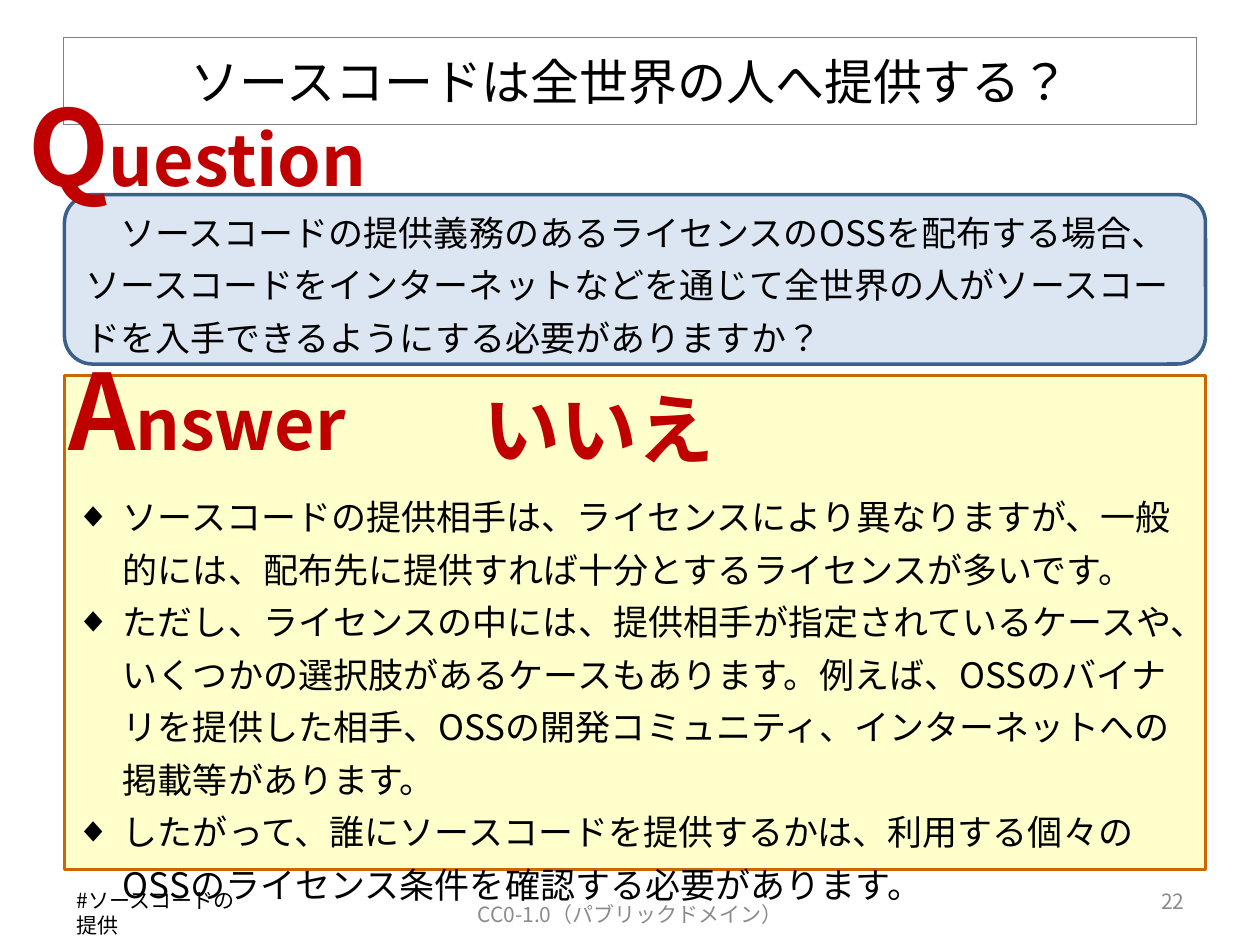
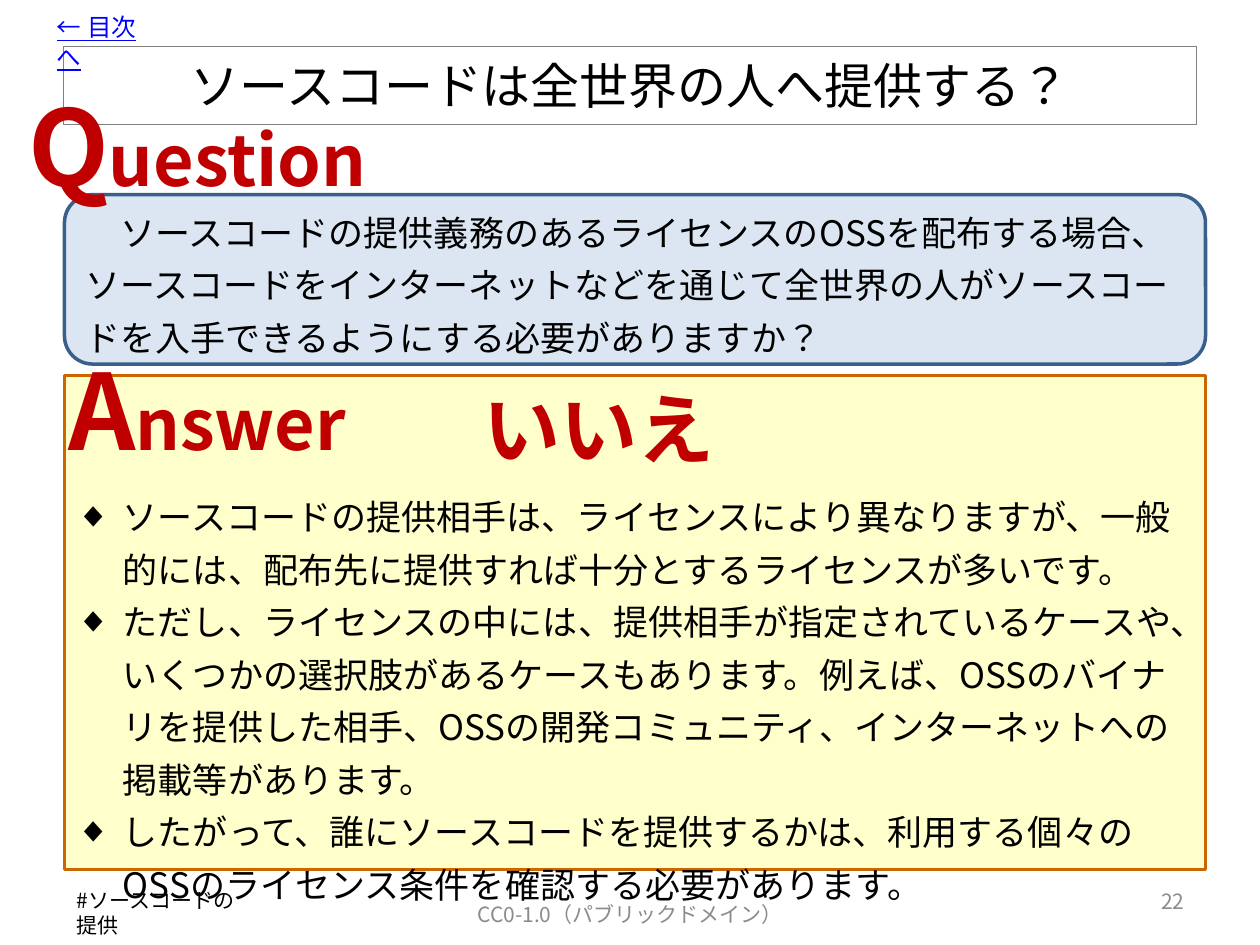
Before and after one commit to OpenChain-Project/OpenChain-JWG, a slide deck: slide 23 of Education_Material/FAQ/OSSライセンス関連でよくある誤解_CC0.pptx. Drawn at 1260x945 pixels with LibreOffice and Linux fonts; fonts in the diff are those of the drawing. Boxes give left, top, right and bottom in pixels: in the first picture for what was removed or moved away, otherwise in the second. Text is boxed around its words. In the diff, an @@ line names an element or a change of style, - is before the commit and + after.

Commit message:
V7.1に更新します。
目次から各スライドへリンクを付けました。

```diff
--- a/Education_Material/FAQ/OSSライセンス関連でよくある誤解_CC0.pptx
+++ b/Education_Material/FAQ/OSSライセンス関連でよくある誤解_CC0.pptx
@@ text added at box(57, 15, 136, 72), 14 pt, text #0000FF, underline @@
+← 目次へ
@@ title "ソースコードは全世界の人へ提供する？": place and size @@
-title "ソースコードは全世界の人へ提供する？" at box(63, 38, 1197, 125)
+title "ソースコードは全世界の人へ提供する？" at box(63, 47, 1197, 125)
```
Also in this commit, not shown: 57 other slides changed.
